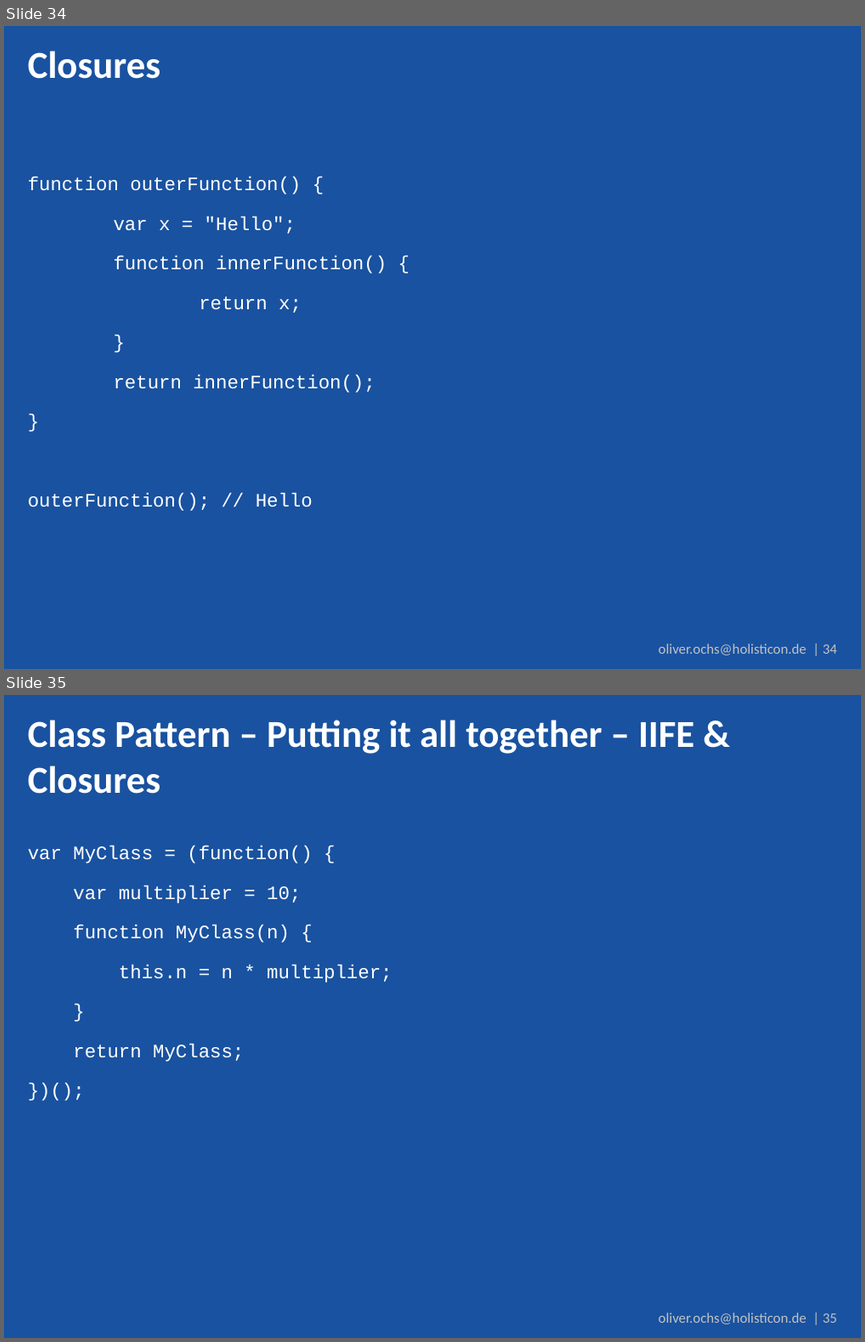
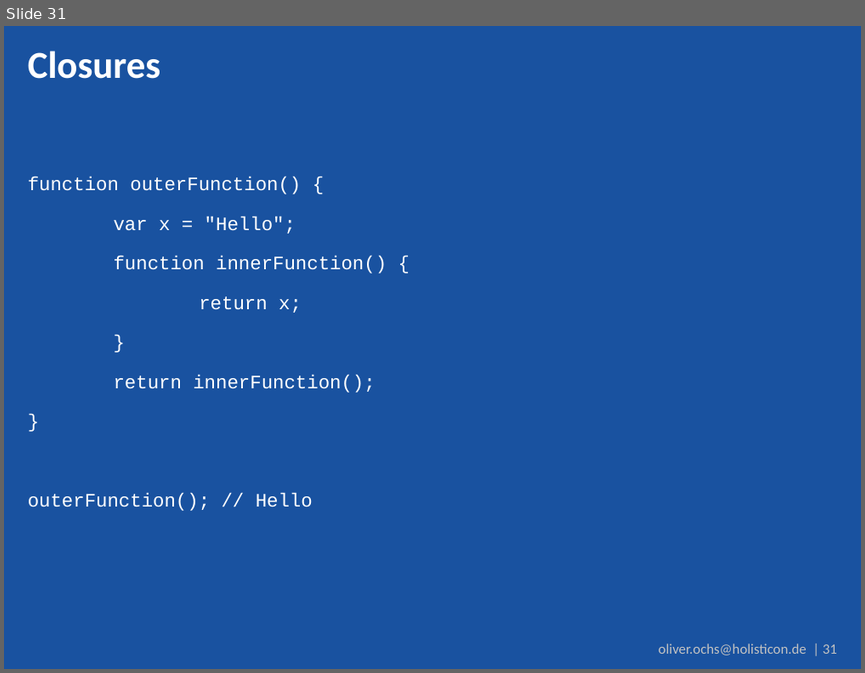
Before and after one commit to DJCordhose/serious-javascript, a slide deck: coding-sessions/code_talks.pptx. Shown one above the other, each under a label of ours: slides 34 and 35 before the commit, slide 31 after it. The pictures are 865x1342 and 865x673 pixels, drawn with LibreOffice and Linux fonts; fonts in the diff are those of the drawing; background and template pictures are left out. Boxes give left, top, right and bottom in pixels: in the first picture for what was removed or moved away, otherwise in the second. Text is boxed around its words. In the diff, an @@ line names an element or a change of style, - is before the commit and + after.

```diff
--- a/coding-sessions/code_talks.pptx
+++ b/coding-sessions/code_talks.pptx
@@ slide 35 removed at [4,695,861,1338], background #1952A0; not listed: 1 template element that a slide beside it also shows @@
@@ title removed at [28,720,694,794] @@
-Class Pattern – Putting it all together – IIFE & Closures
@@ text removed at [28,845,392,1061] @@
-var MyClass = (function() {
-var multiplier = 10;
-function MyClass(n) {
-this.n = n * multiplier;
-}
-return MyClass;
-})();
@@ what was slide 34 is now slide 31 @@
@@ text at [658,643,837,655]: text changed @@
-oliver.ochs@holisticon.de | 34
+oliver.ochs@holisticon.de | 31
```
Also in this commit, not shown: 3 slides changed, 3 slides added, 8 other slides removed.
